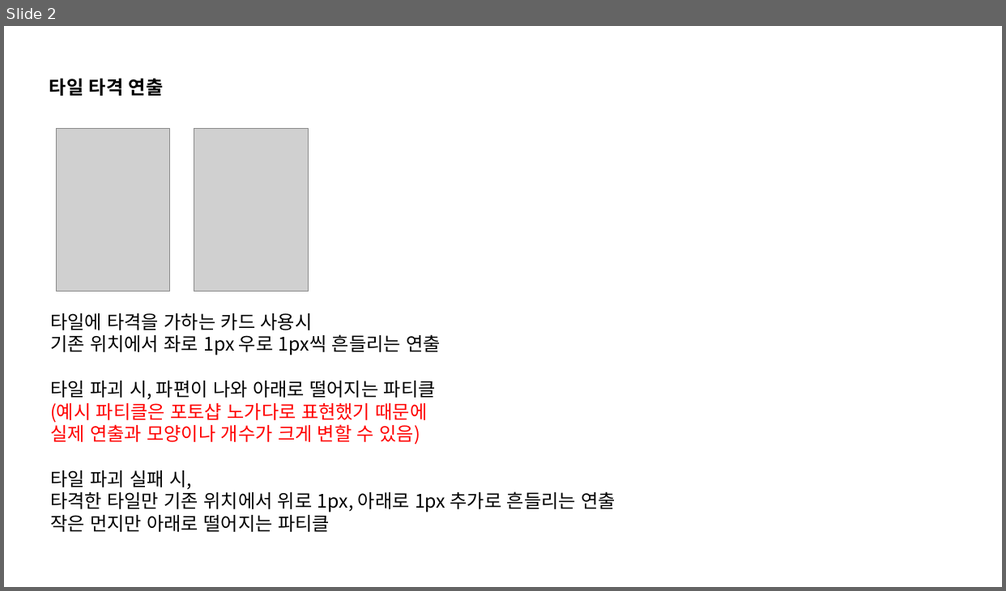
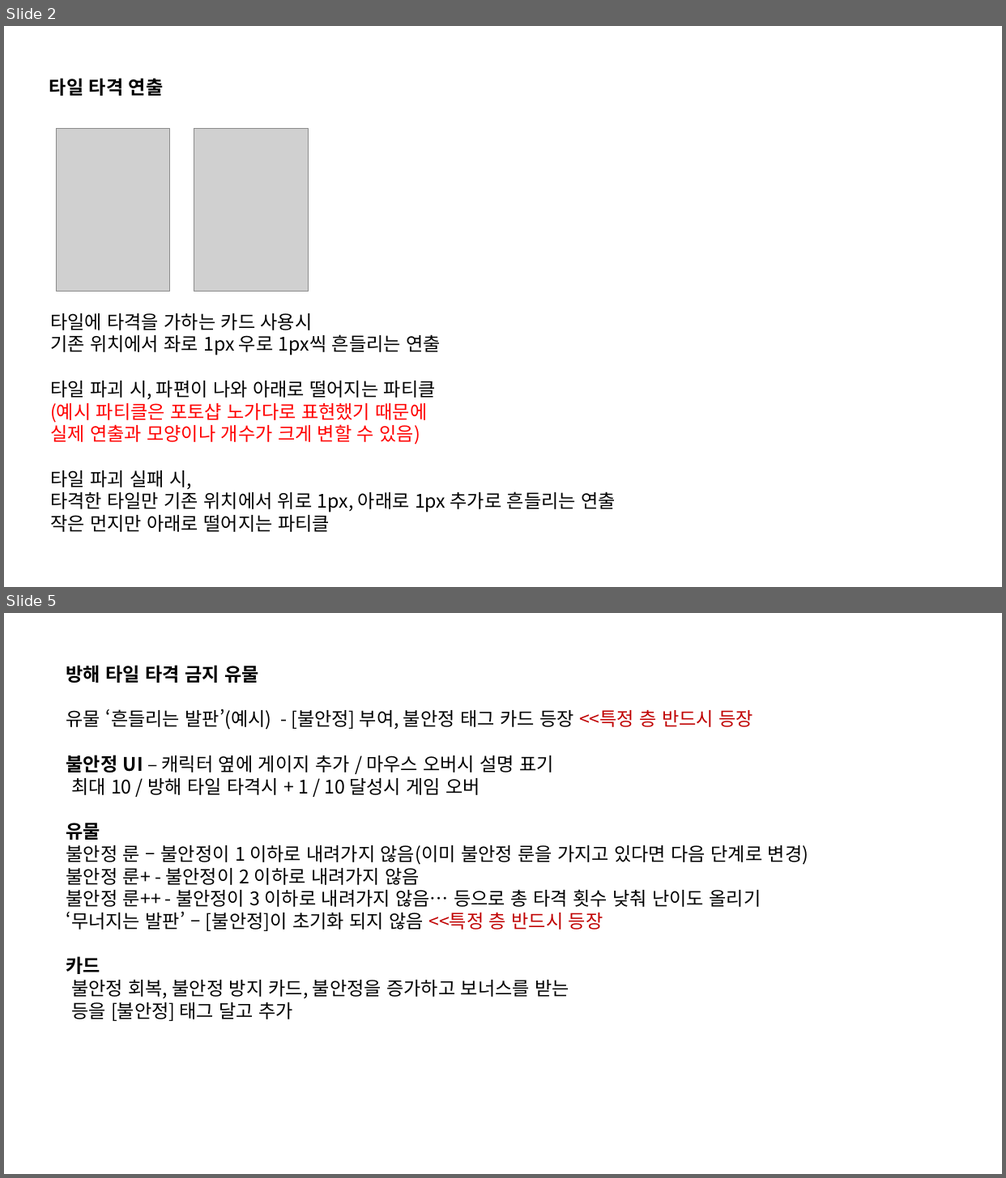
Before and after one commit to kauthor/FluffyDisdog, a slide deck: Plan/기획서/땅부수기2026 ch2.pptx. Shown one above the other, each under a label of ours: slide 2 before the commit, slides 2 and 5 after it; the slides between them are not shown. The pictures are 1006x591 and 1006x1178 pixels, drawn with LibreOffice and Linux fonts; fonts in the diff are those of the drawing; grey boxes stand for pictures. Boxes give left, top, right and bottom in pixels: in the first picture for what was removed or moved away, otherwise in the second. Text is boxed around its words. In the diff, an @@ line names an element or a change of style, - is before the commit and + after.

```diff
--- a/Plan/기획서/땅부수기2026 ch2.pptx
+++ b/Plan/기획서/땅부수기2026 ch2.pptx
@@ slide 5 added at [4,613,1002,1174], background #FFFFFF @@
@@ text added at [66,665,808,1021], 18 pt, text #000000 @@
+방해 타일 타격 금지 유물
+유물 ‘흔들리는 발판’(예시) - [불안정] 부여, 불안정 태그 카드 등장 <<특정 층 반드시 등장
+불안정 UI – 캐릭터 옆에 게이지 추가 / 마우스 오버시 설명 표기
+최대 10 / 방해 타일 타격시 + 1 / 10 달성시 게임 오버
+유물
+불안정 룬 – 불안정이 1 이하로 내려가지 않음(이미 불안정 룬을 가지고 있다면 다음 단계로 변경)
+불안정 룬+ - 불안정이 2 이하로 내려가지 않음
+불안정 룬++ - 불안정이 3 이하로 내려가지 않음… 등으로 총 타격 횟수 낮춰 난이도 올리기
+‘무너지는 발판’ – [불안정]이 초기화 되지 않음 <<특정 층 반드시 등장
+카드
+불안정 회복, 불안정 방지 카드, 불안정을 증가하고 보너스를 받는
+등을 [불안정] 태그 달고 추가
```
Also in this commit, not shown: 2 other slides added.
